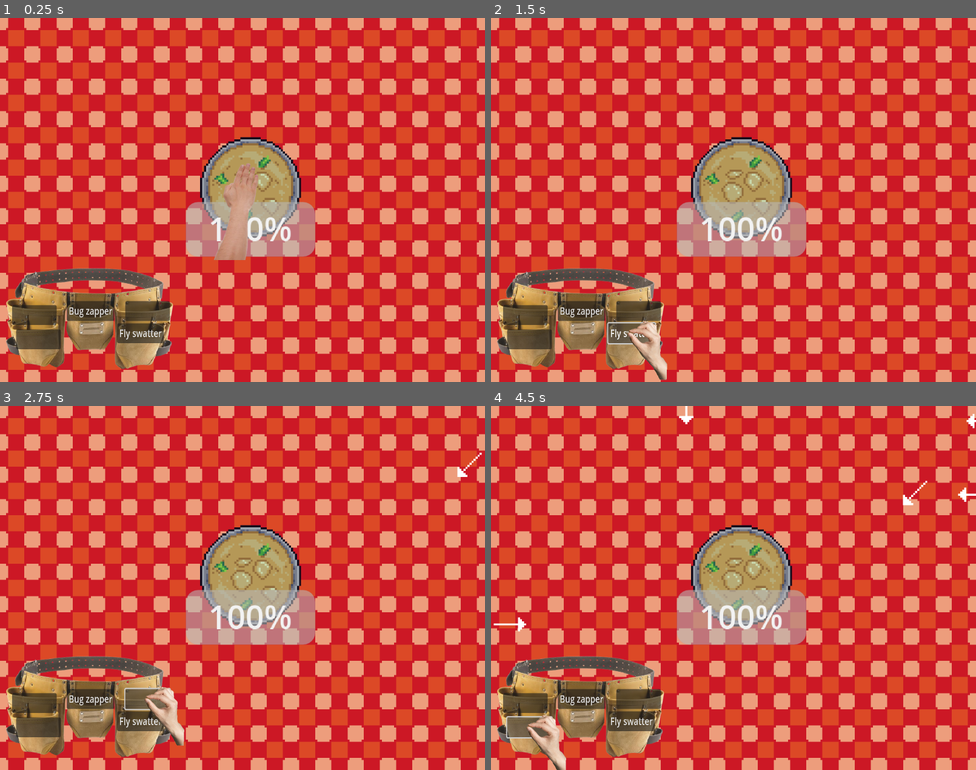
Above: before the commit, frames 1-4 (two rows, left to right).
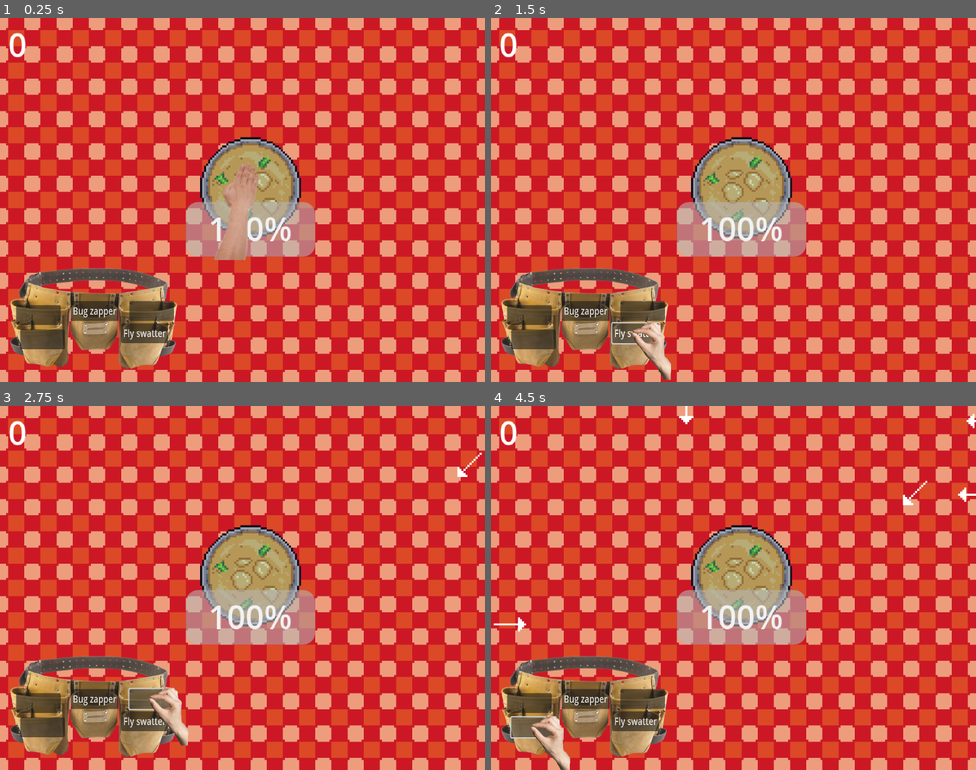
Above: after the commit, the same moments.

Repository: mattismoel/rage-room
Game: Godot game, scene res://scenes/game.tscn
Two runs of this game, one before a commit and one after it. Both use one fixed random seed, a clock stepped at 60 frames per second and the inputs below.
Inputs (mouse positions are in pixels of both pictures, inside the frame that each line leads up to; where the layout moved, square brackets give the same spot in the first picture):
- Up to frame 1 (0.25 s): no input
- Up to frame 2 (1.5 s): click "Fly swatter" at 0.5 s; click (636, 334) [631, 334] at 1.25 s
- Up to frame 3 (2.75 s): click (150, 700) [145, 700] at 2 s
- Up to frame 4 (4.5 s): click "Bug zapper" at 2.75 s; click (583, 700) [578, 700] at 3.5 s; click (534, 726) [529, 726] at 4.25 s

The runs differ from the first frame. In frame 1, 3.0% of the frame differs, in the area x 1-37%, y 4-97%; in frame 2, 3.3%; in frame 3, 3.3%; in frame 4, 3.4%, in the area x 1-37%, y 4-100%.

Commit message:
added basic currency tracker

Diff:
--- /dev/null
+++ b/scenes/currency/currency.gd
@@ -0,0 +1,11 @@
+extends Control
+
+var balance: int
+@export var balance_label: Label
+
+func _ready() -> void:
+	InsectManager.killed.connect(_on_insect_killed)
+
+func _on_insect_killed(_insect: Insect) -> void:
+	balance += 1
+	balance_label.text = str(balance)
--- /dev/null
+++ b/scenes/currency/currency.tscn
@@ -0,0 +1,15 @@
+[gd_scene load_steps=2 format=3 uid="uid://do7aob8ascrgo"]
+
+[ext_resource type="Script" uid="uid://bgbi2h521tu0g" path="res://scenes/currency/currency.gd" id="1_3n1sm"]
+
+[node name="Currency" type="Control" node_paths=PackedStringArray("balance_label")]
+layout_mode = 3
+anchors_preset = 0
+script = ExtResource("1_3n1sm")
+balance_label = NodePath("Balance")
+
+[node name="Balance" type="Label" parent="."]
+layout_mode = 0
+offset_right = 40.0
+offset_bottom = 23.0
+text = "0"
--- a/scenes/game.tscn
+++ b/scenes/game.tscn
@@ -11,6 +11,7 @@
 [ext_resource type="Script" uid="uid://pke0c4qm2rkn" path="res://scripts/spawner/spawn_tick_component.gd" id="8_gee14"]
 [ext_resource type="Texture2D" uid="uid://ddi0wkwb1ocpm" path="res://assets/table.png" id="9_0tnpc"]
 [ext_resource type="PackedScene" uid="uid://fkur1724phpe" path="res://scenes/inventory.tscn" id="10_vtaks"]
+[ext_resource type="PackedScene" uid="uid://do7aob8ascrgo" path="res://scenes/currency/currency.tscn" id="12_kvuet"]
 
 [sub_resource type="RectangleShape2D" id="RectangleShape2D_0tnpc"]
 size = Vector2(32, 32)
@@ -129,12 +130,16 @@
 anchor_bottom = 1.0
 grow_horizontal = 2
 grow_vertical = 2
-theme_override_constants/margin_left = 2
+theme_override_constants/margin_left = 4
 theme_override_constants/margin_top = 2
-theme_override_constants/margin_right = 2
+theme_override_constants/margin_right = 4
 theme_override_constants/margin_bottom = 2
 
 [node name="Inventory" parent="UI/MarginContainer" instance=ExtResource("10_vtaks")]
 layout_mode = 2
 size_flags_horizontal = 0
 size_flags_vertical = 8
+
+[node name="Currency" parent="UI/MarginContainer" instance=ExtResource("12_kvuet")]
+layout_mode = 2
+mouse_filter = 2
Not shown, added: scenes/currency/currency.gd.uid
Not shown: 1 places in scenes/game.tscn that only renumber resources
